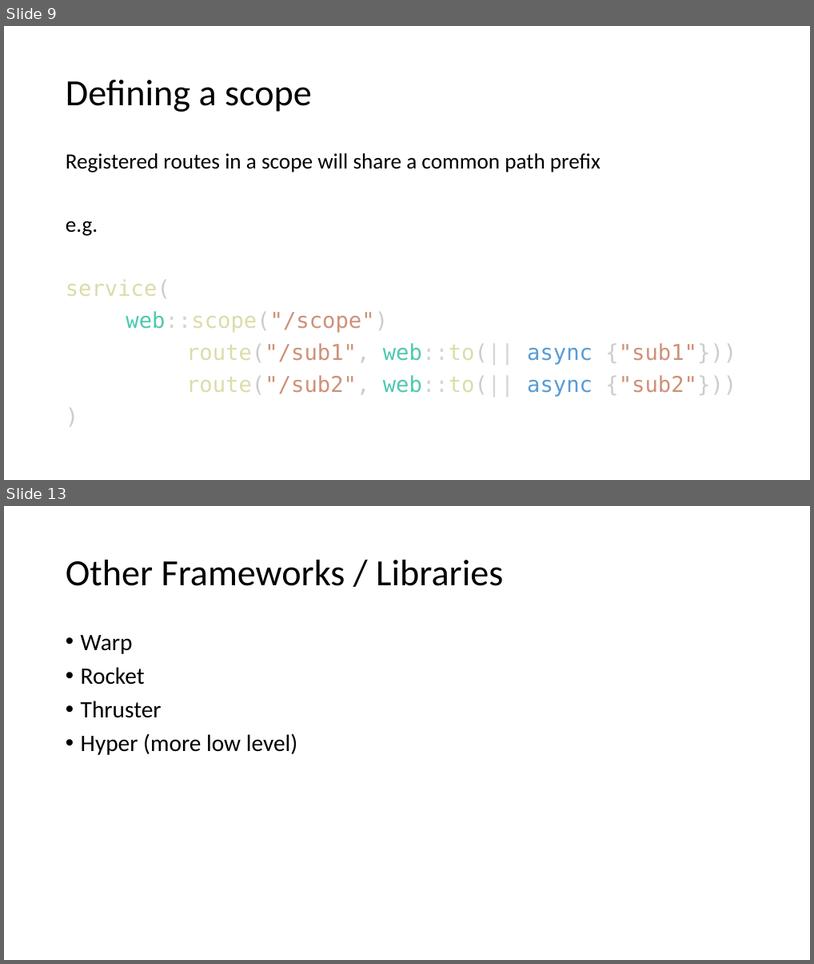
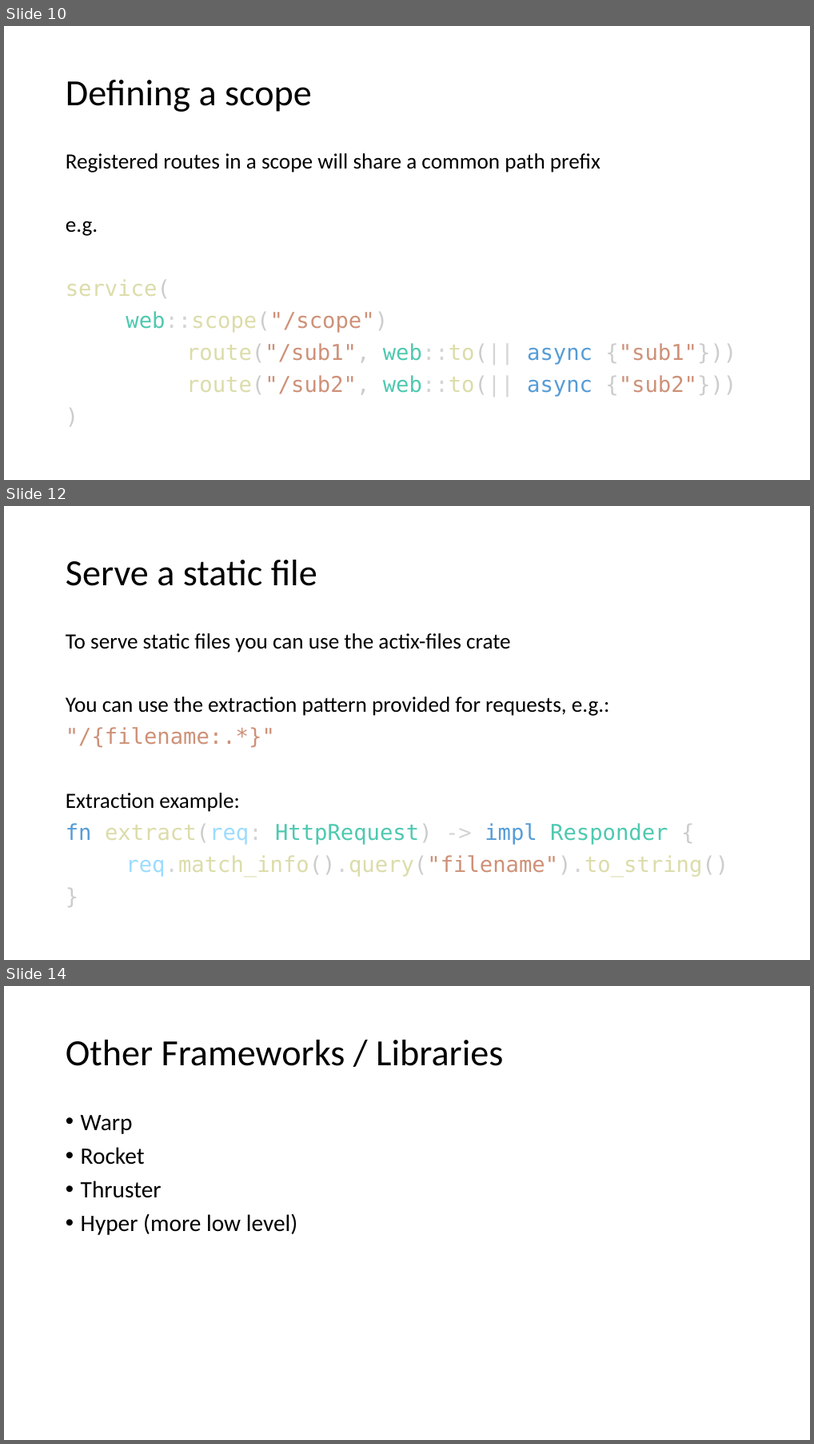
Before and after one commit to floscodes/actix_talk, a slide deck: Pres.pptx. Shown one above the other, each under a label of ours: slides 9 and 13 before the commit, slides 10, 12 and 14 after it; the slides between them are not shown. The pictures are 814x964 and 814x1444 pixels, drawn with LibreOffice and Linux fonts; fonts in the diff are those of the drawing. Boxes give left, top, right and bottom in pixels: in the first picture for what was removed or moved away, otherwise in the second. Text is boxed around its words. In the diff, an @@ line names an element or a change of style, - is before the commit and + after.

Commit message:
static serving

```diff
--- a/Pres.pptx
+++ b/Pres.pptx
@@ slide 12 added at (4,506,810,960), background #FFFFFF @@
@@ title added at (66,560,318,586), 44 pt, text #000000 @@
+Serve a static file
@@ text added at (66,633,729,876), 25.9 pt, text #000000 @@
+To serve static files you can use the actix-files crate
+You can use the extraction pattern provided for requests, e.g.:
+"/{filename:.*}"
+Extraction example:
+fn extract(req: HttpRequest) -> impl Responder {
+req.match_info().query("filename").to_string()
+}
@@ what was slide 9 is now slide 10 @@
@@ what was slide 13 is now slide 14 @@
```
Also in this commit, not shown: 4 slides changed, 1 other slide added, 1 slide removed, 5 other files.
